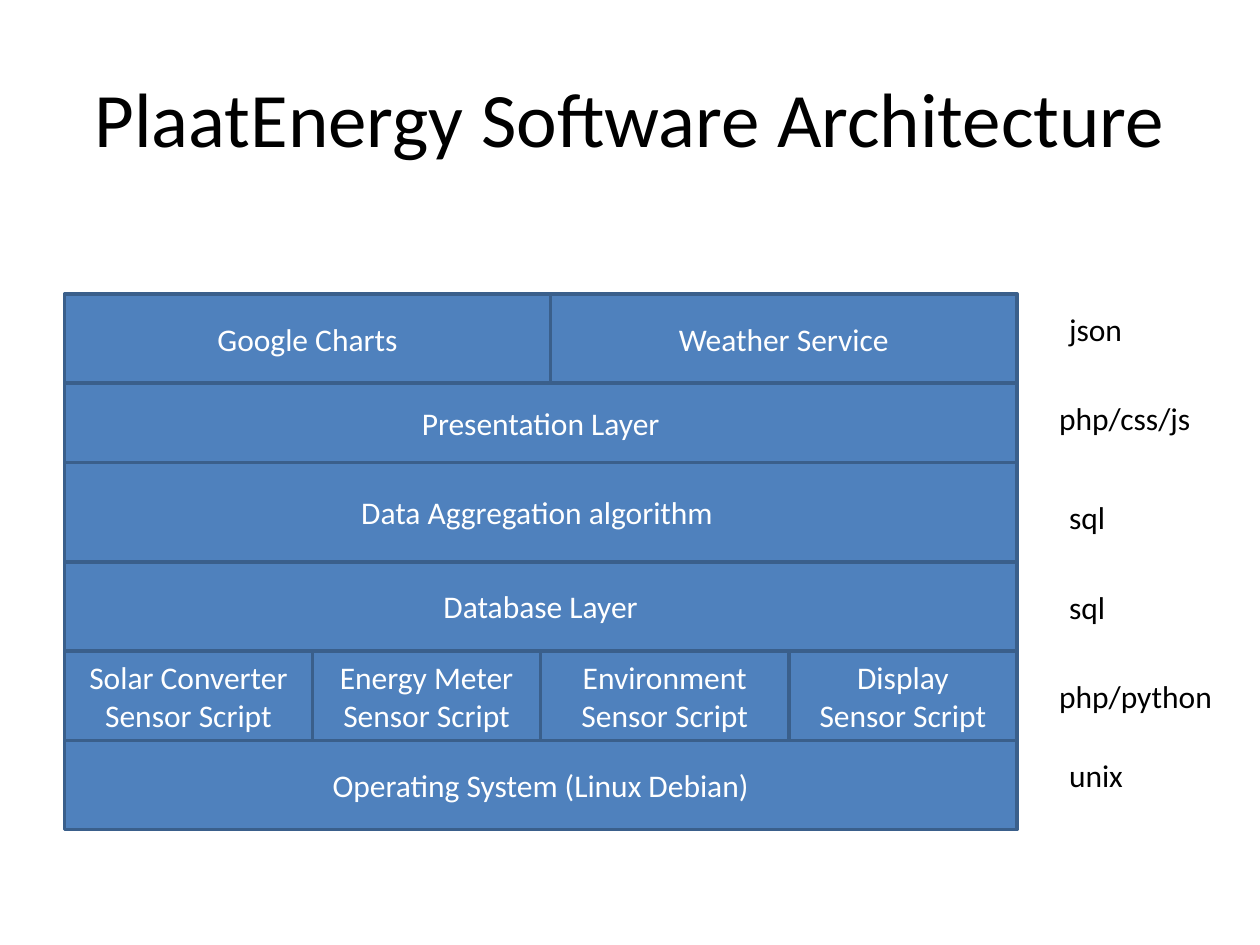
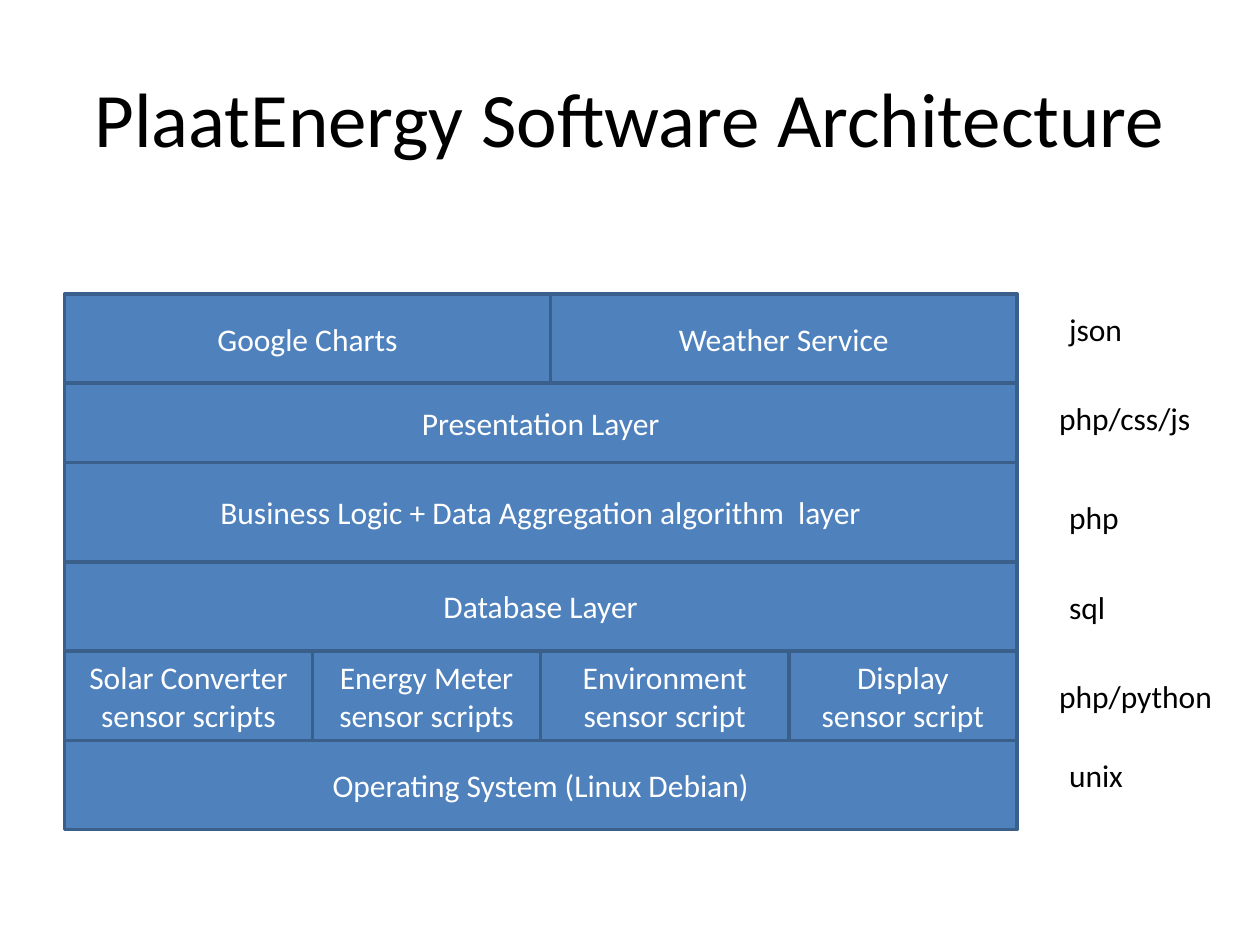
Before and after one commit to plaatsoft/plaatenergy, a slide deck: slide 10 of doc/ppt/PlaatEnergy Design.pptx. Drawn at 1260x945 pixels with LibreOffice and Linux fonts; fonts in the diff are those of the drawing. Boxes give left, top, right and bottom in pixels: in the first picture for what was removed or moved away, otherwise in the second. Text is boxed around its words. In the diff, an @@ line names an element or a change of style, - is before the commit and + after.

Commit message:
Remove typo

```diff
--- a/doc/ppt/PlaatEnergy Design.pptx
+++ b/doc/ppt/PlaatEnergy Design.pptx
@@ text in rectangle at bbox=[220, 502, 860, 530]: text changed @@
-Data Aggregation algorithm
+Business Logic + Data Aggregation algorithm layer
@@ text at bbox=[1069, 507, 1119, 534]: text changed @@
-sql
+php
@@ text in rectangle at bbox=[101, 705, 276, 732]: text changed @@
-Sensor Script
+sensor scripts
@@ text in rectangle at bbox=[339, 705, 514, 732]: text changed @@
-Sensor Script
+sensor scripts
@@ text in rectangle at bbox=[584, 705, 746, 732]: text changed @@
-Sensor Script
+sensor script
@@ text in rectangle at bbox=[822, 705, 984, 732]: text changed @@
-Sensor Script
+sensor script
```
